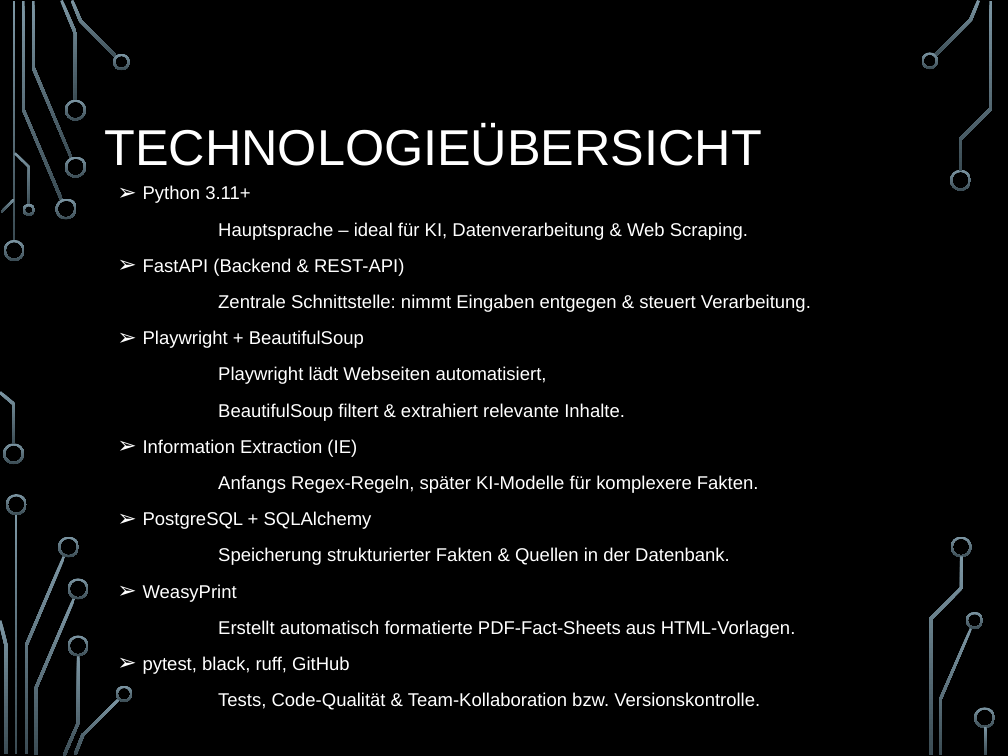
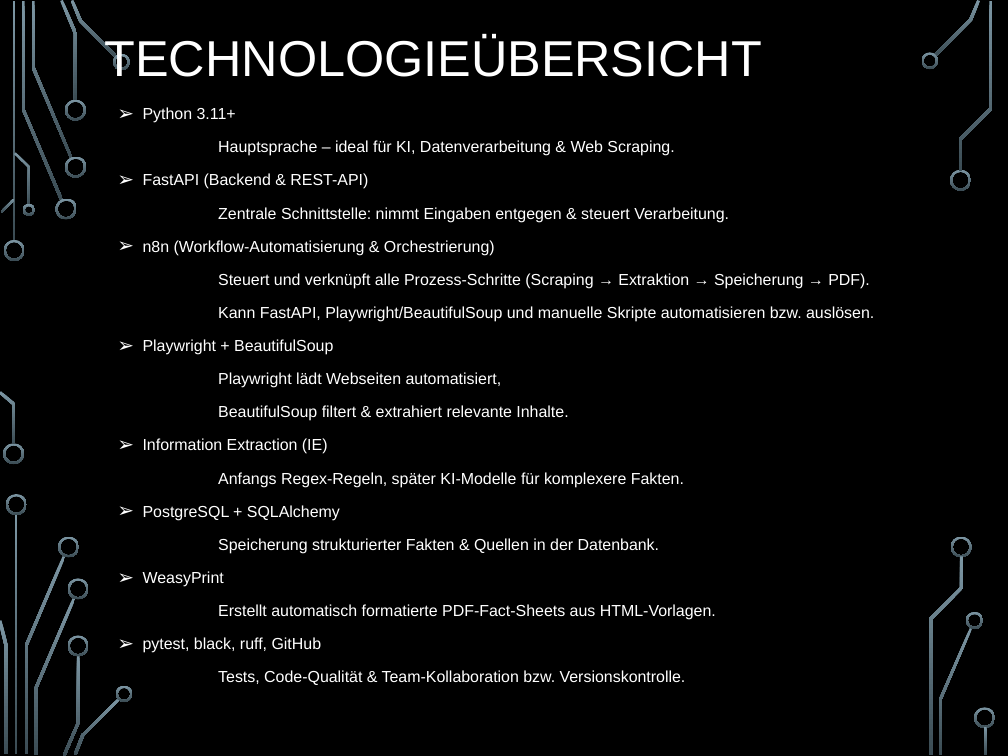
Before and after one commit to jodsals/LookUpAI, a slide deck: slide 6 of Dokumente/LookUpAI_Milestone1_Praesentation.pptx. Drawn at 1008x756 pixels with LibreOffice and Linux fonts; fonts in the diff are those of the drawing; background and template pictures are left out. Boxes give left, top, right and bottom in pixels: in the first picture for what was removed or moved away, otherwise in the second. Text is boxed around its words. In the diff, an @@ line names an element or a change of style, - is before the commit and + after.

Commit message:
präsentation milestone 1 aktualisiert

```diff
--- a/Dokumente/LookUpAI_Milestone1_Praesentation.pptx
+++ b/Dokumente/LookUpAI_Milestone1_Praesentation.pptx
@@ title "TECHNOLOGIEÜBERSICHT": place and size @@
-title "TECHNOLOGIEÜBERSICHT" at (104, 125, 761, 166)
+title "TECHNOLOGIEÜBERSICHT" at (105, 35, 762, 77)
@@ text "Python 3.11+": place and size @@
-text "Python 3.11+" at (143, 185, 811, 710)
+text "Python 3.11+" at (143, 107, 874, 685)
@@ text at (143, 107, 729, 685): size 13.2 to 11.4 pt in "Python 3.11+", "Hauptsprache – ideal für KI, Datenverarbeitung & ...", "FastAPI (Backend & REST-API)", "Zentrale Schnittstelle: nimmt Eingaben entgegen & steuert ..." and 11 more places @@
@@ text at (143, 240, 874, 322): paragraphs added @@
+➢ n8n (Workflow-Automatisierung & Orchestrierung)
+Steuert und verknüpft alle Prozess-Schritte (Scraping → Extraktion → Speicherung → PDF).
+Kann FastAPI, Playwright/BeautifulSoup und manuelle Skripte automatisieren bzw. auslösen.
```
Also in this commit, not shown: 1 other file.
